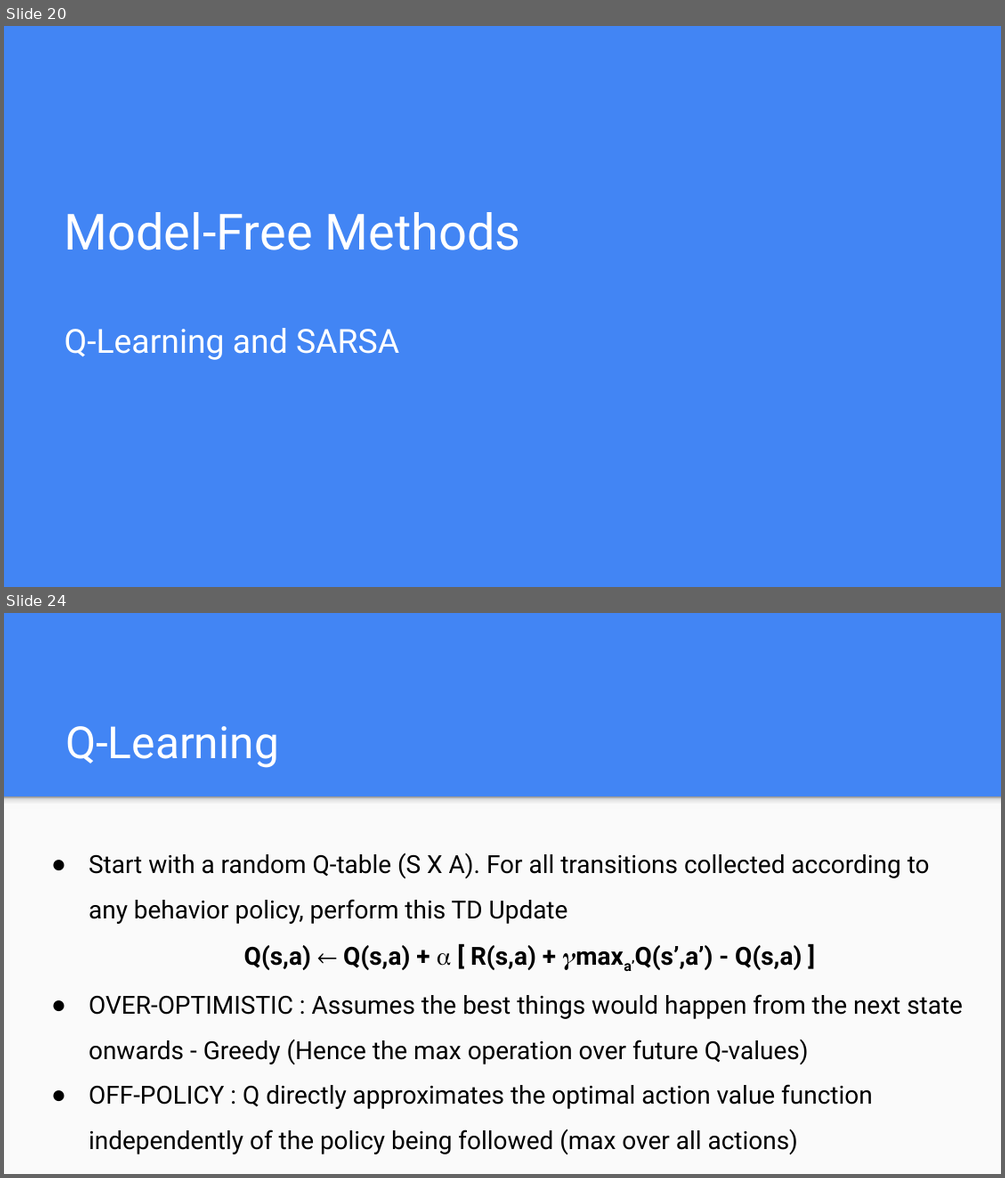
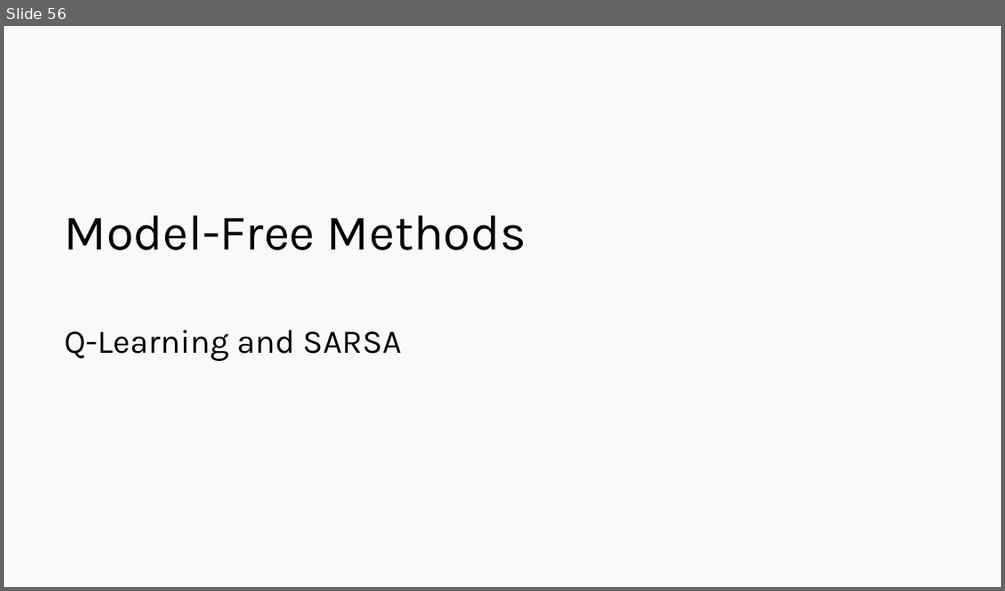
Before and after one commit to Harvard-IACS/2019-CS109B, a slide deck: docs/lectures/lecture14/presentation/cs109b_lecture14_RL.pptx. Shown one above the other, each under a label of ours: slides 20 and 24 before the commit, slide 56 after it; the slides between them are not shown. The pictures are 1005x1178 and 1005x591 pixels, drawn with LibreOffice and Linux fonts; fonts in the diff are those of the drawing. Boxes give left, top, right and bottom in pixels: in the first picture for what was removed or moved away, otherwise in the second. Text is boxed around its words. In the diff, an @@ line names an element or a change of style, - is before the commit and + after.

```diff
--- a/docs/lectures/lecture14/presentation/cs109b_lecture14_RL.pptx
+++ b/docs/lectures/lecture14/presentation/cs109b_lecture14_RL.pptx
@@ slide 24 removed at <box>4,613,1001,1174</box>, background #4285F4 @@
@@ title removed at <box>65,726,279,768</box> @@
-Q-Learning
@@ rectangle removed at <box>4,796,1001,1173</box> @@
@@ rectangle removed at <box>4,796,1001,809</box> @@
@@ text removed at <box>89,852,963,1155</box> @@
-● Start with a random Q-table (S X A). For all transitions collected according to any behavior policy, perform this TD Update
-Q(s,a) ← Q(s,a) + ⍺ [ R(s,a) + 𝜸maxa’Q(s’,a’) - Q(s,a) ]
-● OVER-OPTIMISTIC : Assumes the best things would happen from the next state onwards - Greedy (Hence the max operation over future Q-values)
-● OFF-POLICY : Q directly approximates the optimal action value function independently of the policy being followed (max over all actions)
@@ what was slide 20 is now slide 56 @@
@@ slide 56 changed as well @@
@@ background #4285F4 to #F9F9F9 @@
@@ title "Model-Free Methods" at <box>65,215,526,362</box>: font Roboto to Karla, text colour #FFFFFF to #000000 @@
```
Also in this commit, not shown: 11 other slides changed, 52 slides added, 15 other slides removed, 33 other files.
